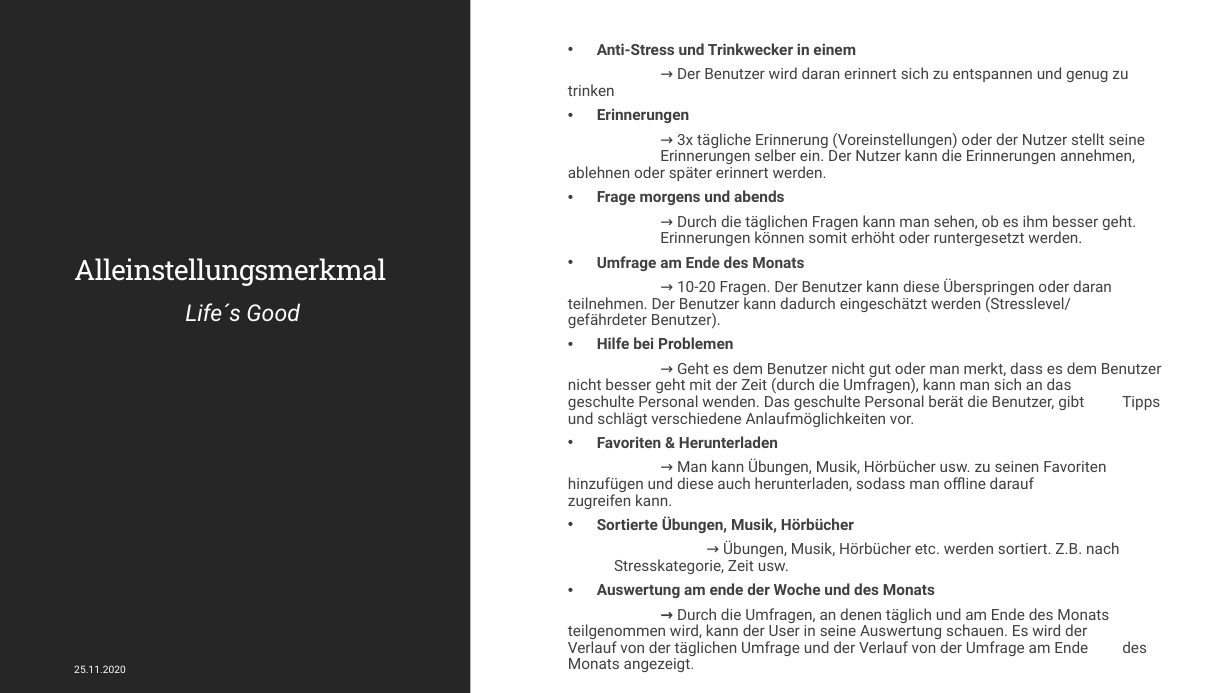
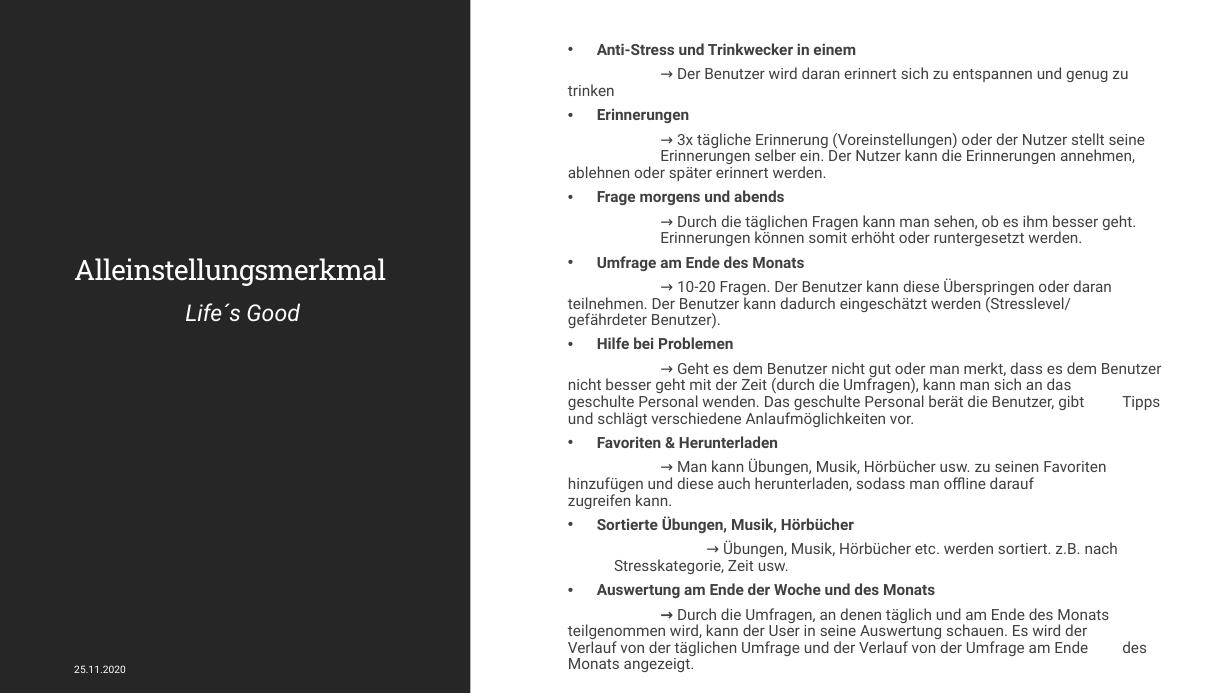
Before and after one commit to Kplacken/EPWS2020SerttasPlackenhohn, a slide deck: slide 13 of Audit 1/WS2020_SerttasPlackenhohn_Audit1.pptx. Drawn at 1232x693 pixels with LibreOffice and Linux fonts; fonts in the diff are those of the drawing. Boxes give left, top, right and bottom in pixels: in the first picture for what was removed or moved away, otherwise in the second. Text is boxed around its words. In the diff, an @@ line names an element or a change of style, - is before the commit and + after.

Commit message:
Audit 1

```diff
--- a/Audit 1/WS2020_SerttasPlackenhohn_Audit1.pptx
+++ b/Audit 1/WS2020_SerttasPlackenhohn_Audit1.pptx
@@ text at (x1=597, y1=541, x2=1118, y2=598): text changed @@
-  → Übungen, Musik, Hörbücher etc. werden sortiert. Z.B. nach Stresskategorie, Zeit usw.
-• Auswertung am ende der Woche und des Monats
+  → Übungen, Musik, Hörbücher etc. werden sortiert. z.B. nach Stresskategorie, Zeit usw.
+• Auswertung am Ende der Woche und des Monats
```
